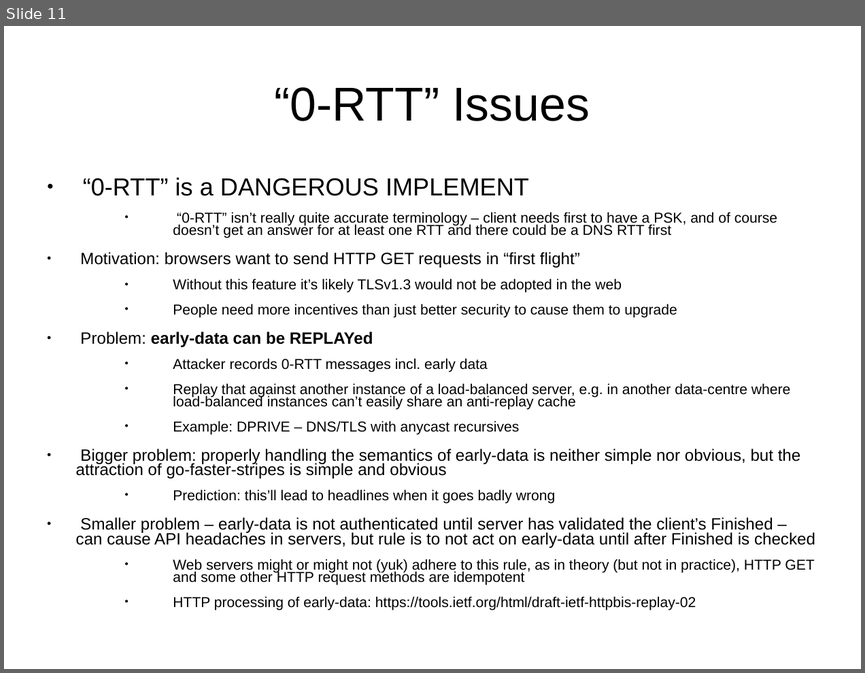
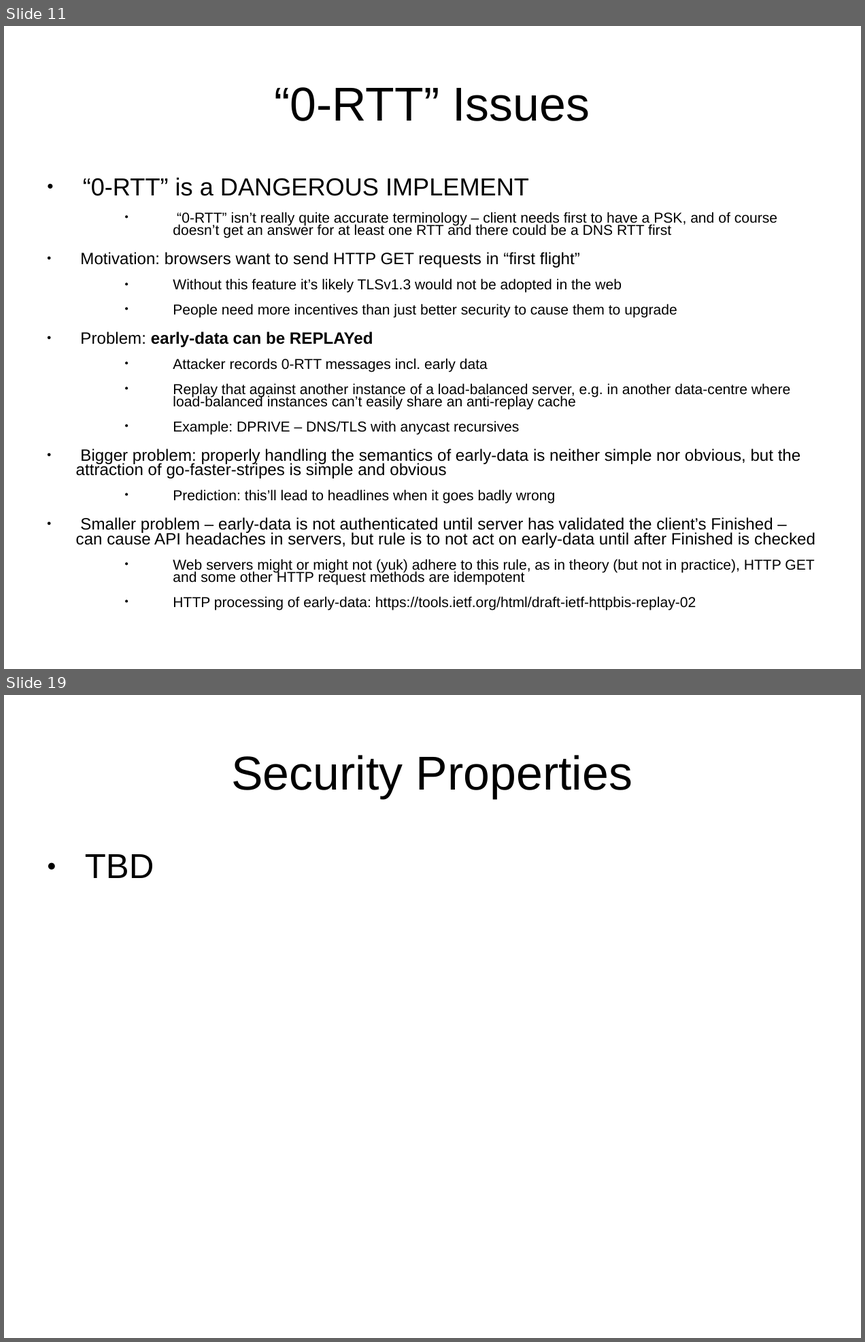
Before and after one commit to sftcd/cs7053, a slide deck: 2016lectures/07-tls13.ppt. Shown one above the other, each under a label of ours: slide 11 before the commit, slides 11 and 19 after it; the slides between them are not shown. The pictures are 865x673 and 865x1342 pixels, drawn with LibreOffice and Linux fonts; fonts in the diff are those of the drawing. Boxes give left, top, right and bottom in pixels: in the first picture for what was removed or moved away, otherwise in the second. Text is boxed around its words. In the diff, an @@ line names an element or a change of style, - is before the commit and + after.

```diff
--- a/2016lectures/07-tls13.ppt
+++ b/2016lectures/07-tls13.ppt
@@ slide 19 added at (x1=4, y1=695, x2=861, y2=1338), background #FFFFFF @@
@@ title added at (x1=231, y1=755, x2=632, y2=799), 44 pt, text #000000 @@
+Security Properties
@@ text added at (x1=85, y1=854, x2=154, y2=878), 32 pt, text #000000 @@
+● TBD
```
Also in this commit, not shown: 9 other slides added, 2 other files.
